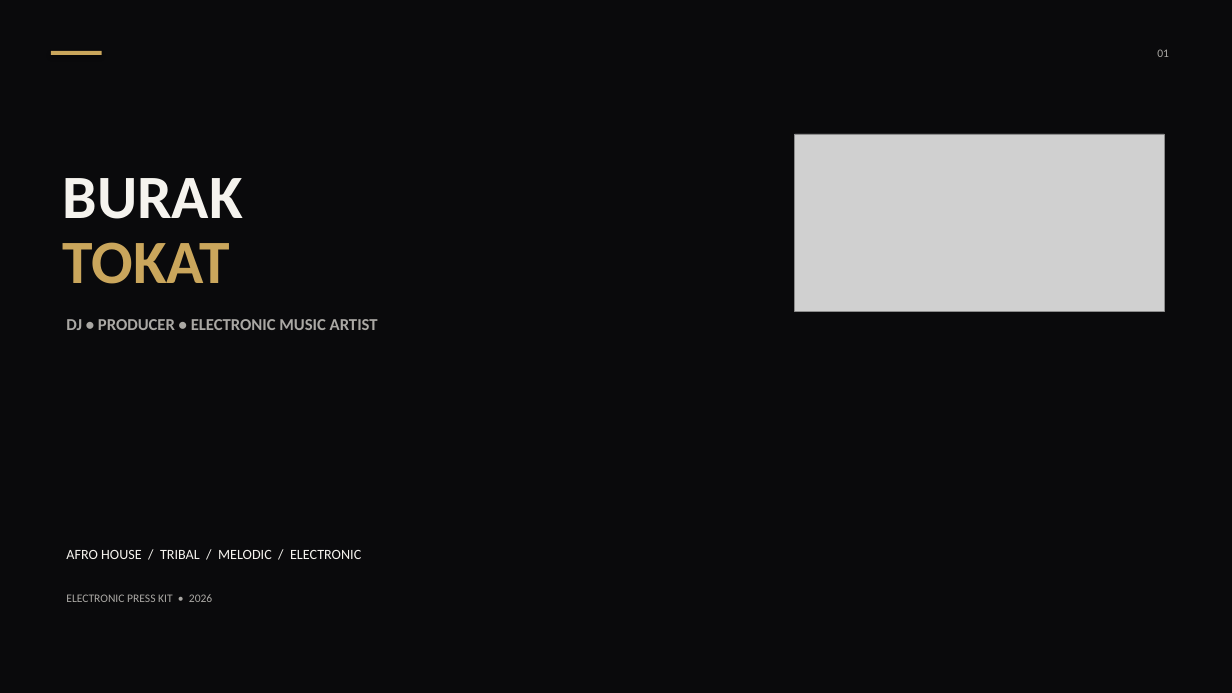
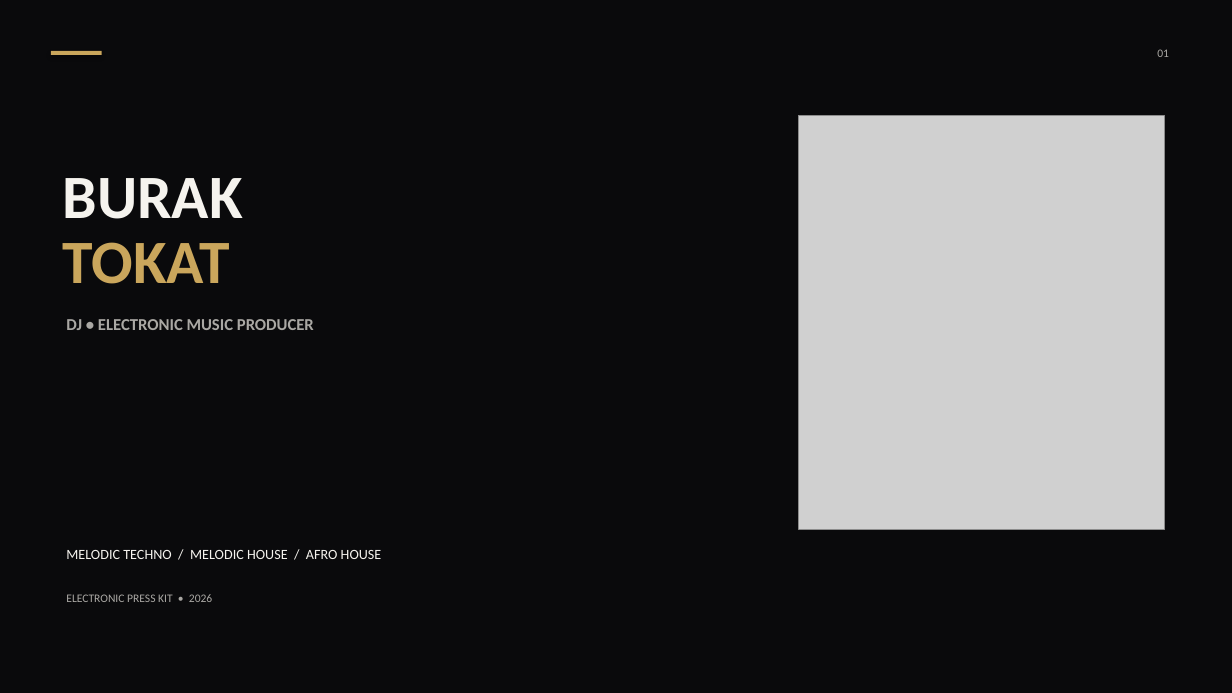
Before and after one commit to Buraktokat/buraktokat.github.io, a slide deck: slide 1 of Burak_Tokat presskit.pptx. Drawn at 1232x693 pixels with LibreOffice and Linux fonts; fonts in the diff are those of the drawing; grey boxes stand for pictures. Boxes give left, top, right and bottom in pixels: in the first picture for what was removed or moved away, otherwise in the second. Text is boxed around its words. In the diff, an @@ line names an element or a change of style, - is before the commit and + after.

```diff
--- a/Burak_Tokat presskit.pptx
+++ b/Burak_Tokat presskit.pptx
@@ picture added at (799, 116, 1165, 530) @@
@@ picture removed at (795, 134, 1165, 311) @@
@@ text at (66, 319, 314, 330): text changed @@
-DJ • PRODUCER • ELECTRONIC MUSIC ARTIST
+DJ • ELECTRONIC MUSIC PRODUCER
@@ text at (66, 550, 382, 559): text changed @@
-AFRO HOUSE / TRIBAL / MELODIC / ELECTRONIC
+MELODIC TECHNO / MELODIC HOUSE / AFRO HOUSE
```
Also in this commit, not shown: 4 other slides changed, 6 slides removed, 2 other files.
